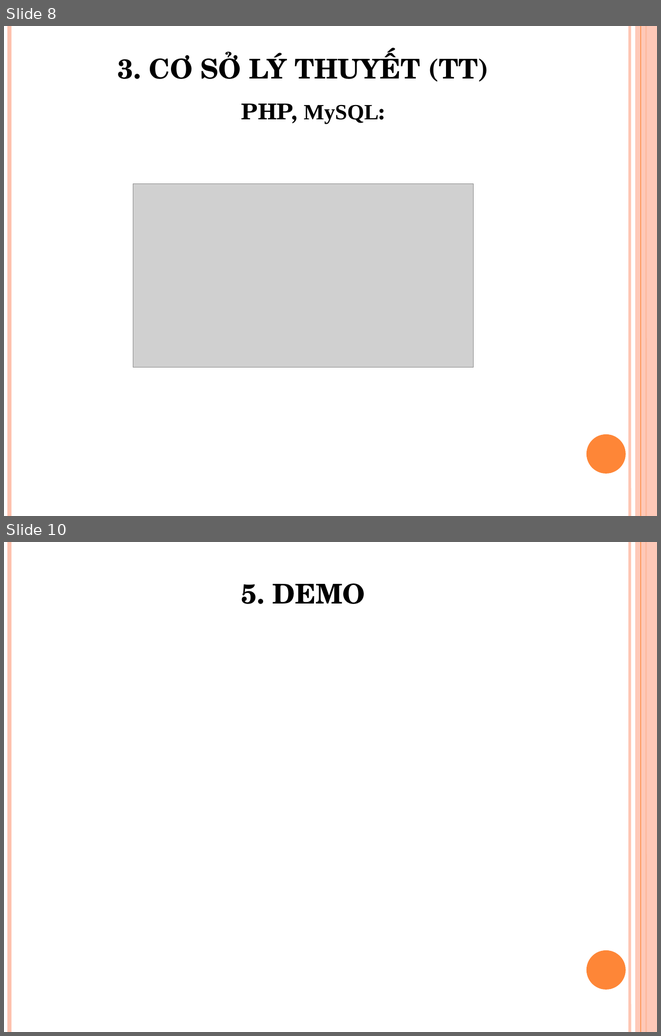
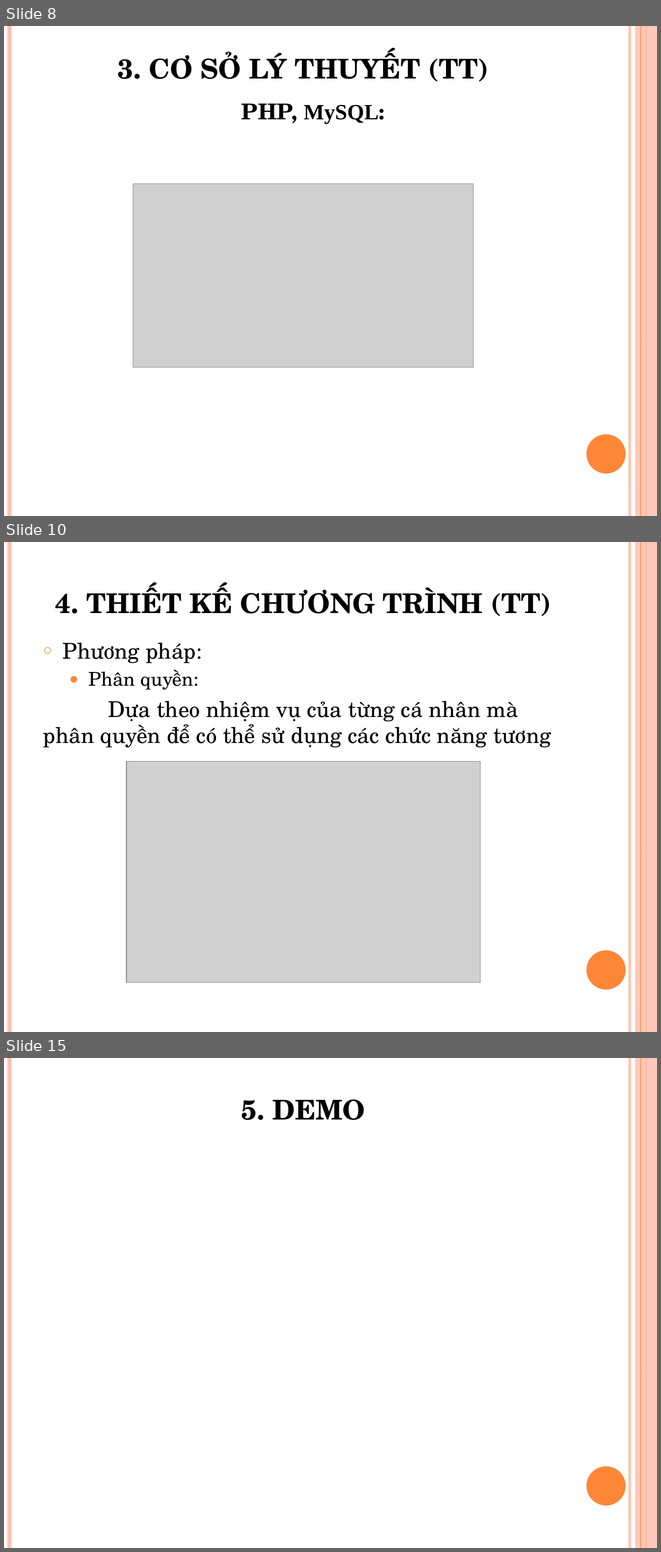
Before and after one commit to hoangducthien/baotri, a slide deck: slide_luanvan.pptx. Shown one above the other, each under a label of ours: slides 8 and 10 before the commit, slides 8, 10 and 15 after it; the slides between them are not shown. The pictures are 661x1036 and 661x1552 pixels, drawn with LibreOffice and Linux fonts; fonts in the diff are those of the drawing; grey boxes stand for pictures. Boxes give left, top, right and bottom in pixels: in the first picture for what was removed or moved away, otherwise in the second. Text is boxed around its words. In the diff, an @@ line names an element or a change of style, - is before the commit and + after.

```diff
--- a/slide_luanvan.pptx
+++ b/slide_luanvan.pptx
@@ slide 10 added at [4,542,657,1032], background #FFFFFF; not listed: 6 template elements that a slide beside it also shows @@
@@ title added at [55,585,551,616], 30 pt, text #000000, bold @@
+4. THIẾT KẾ CHƯƠNG TRÌNH (TT)
@@ text added at [43,642,551,748], 24 pt, text #000000 @@
+○ Phương pháp:
+  ● Phân quyền:
+Dựa theo nhiệm vụ của từng cá nhân mà phân quyền để có thể sử dụng các chức năng tương
@@ picture added at [126,761,480,983] @@
@@ what was slide 10 is now slide 15 @@
```
Also in this commit, not shown: 1 slide changed, 4 other slides added.
